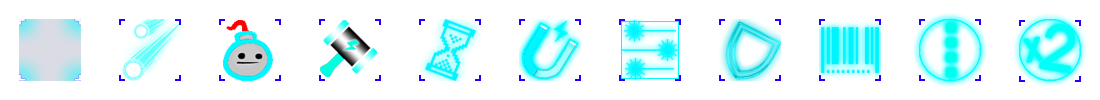
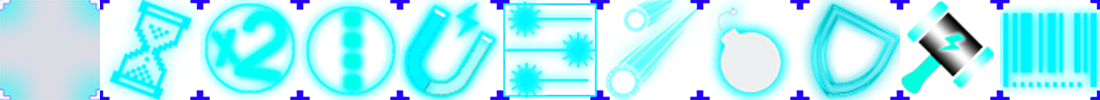
Two versions of the same layered image (1100 × 100). Layer-by-layer changes:
painted on "Layer 0" over (0, 0, 100, 100)
added layer "time copy" above "x2 copy" over (100, 0, 200, 100)
renamed "Layer 5" to "x2 copy", painted on it over (200, 0, 300, 100)
added layer "i" above "magnet copy" over (300, 0, 400, 100)
renamed "Layer 9" to "magnet copy", moved it above "laser copy", painted on it over (400, 0, 500, 100)
renamed "Layer 11" to "laser copy", moved it above "storm", painted on it over (500, 0, 600, 100)
renamed "Layer 3" to "storm", moved it above "boom", painted on it over (119, 0, 700, 100)
added layer "boom" above "shield" over (700, 0, 800, 100)
renamed "Layer 15" to "shield", painted on it over (719, 0, 900, 100)
removed layer "Layer 13" over (619, 19, 681, 81)
renamed "Layer 7" to "hammer", painted on it over (319, 0, 1000, 100)
removed layer "Layer 19" over (913, 13, 987, 87)
removed layer "Layer 21" over (1013, 13, 1087, 87)
renamed "Layer 17" to "finish", moved it above "Layer 20", painted on it over (819, 0, 1100, 100)
